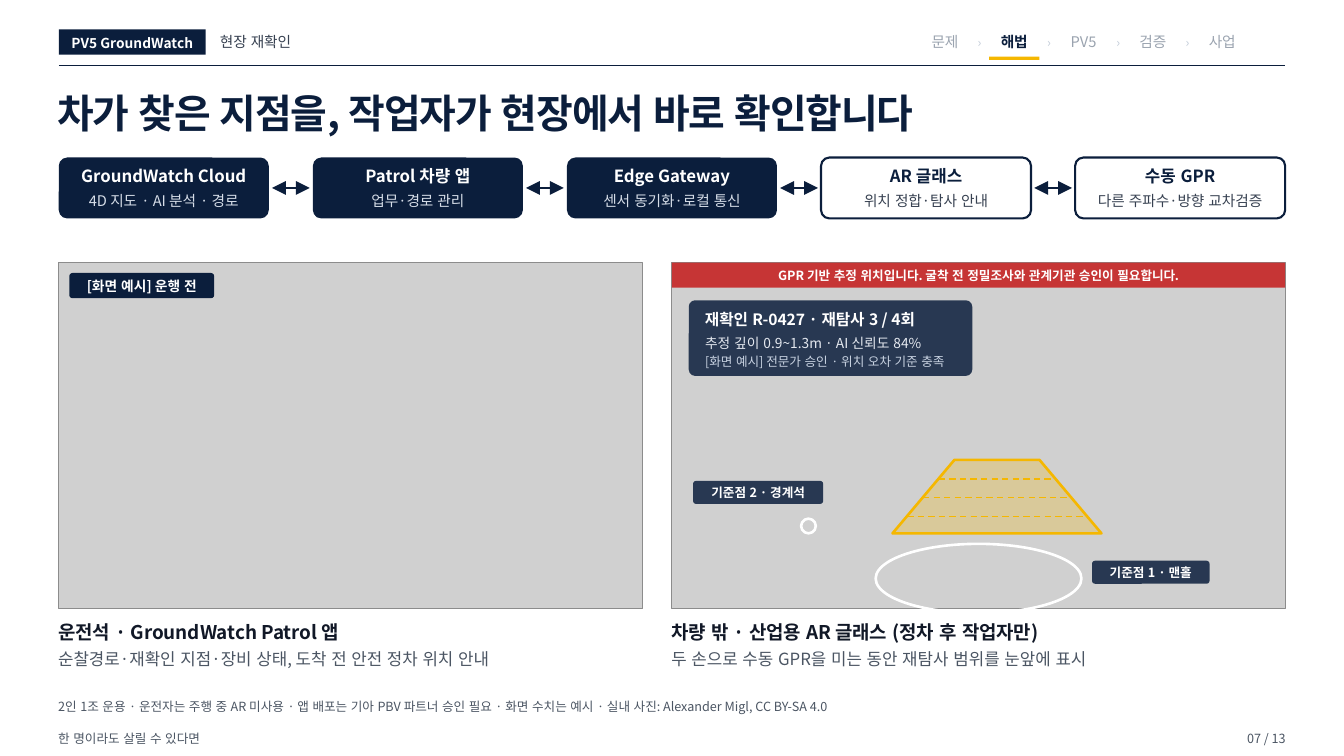
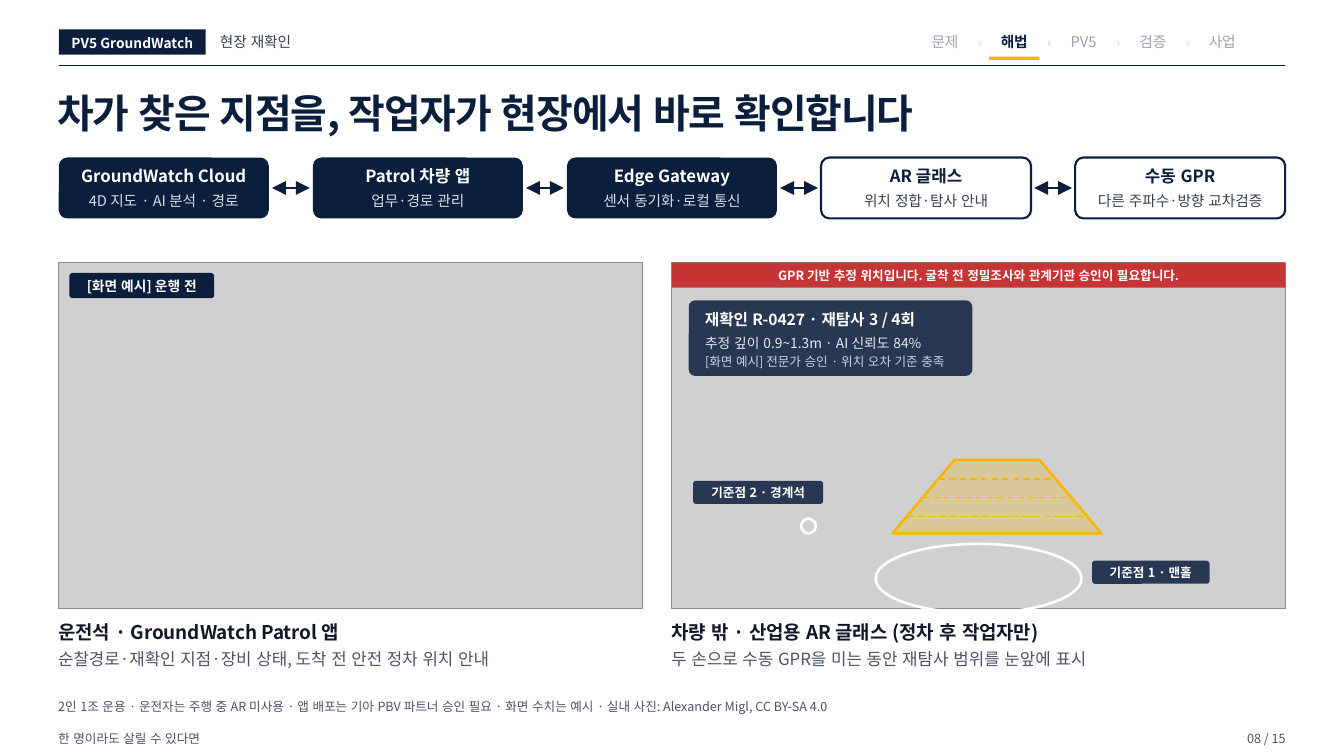
Before and after one commit to woojin-choe/pv5-hose-lab, a slide deck: slide 8 of ppt_all/PV5_GroundWatch_10_22.pptx (slide 7 before the commit). Drawn at 1344x756 pixels with LibreOffice and Linux fonts; fonts in the diff are those of the drawing; grey boxes stand for pictures. Boxes give left, top, right and bottom in pixels: in the first picture for what was removed or moved away, otherwise in the second. Text is boxed around its words. In the diff, an @@ line names an element or a change of style, - is before the commit and + after.

```diff
--- a/ppt_all/PV5_GroundWatch_10_22.pptx
+++ b/ppt_all/PV5_GroundWatch_10_22.pptx
@@ text at bbox=[1247, 733, 1286, 743]: text changed @@
-07 / 13
+08 / 15
```
Also in this commit, not shown: 11 other slides changed, 2 slides added, 55 other files.
